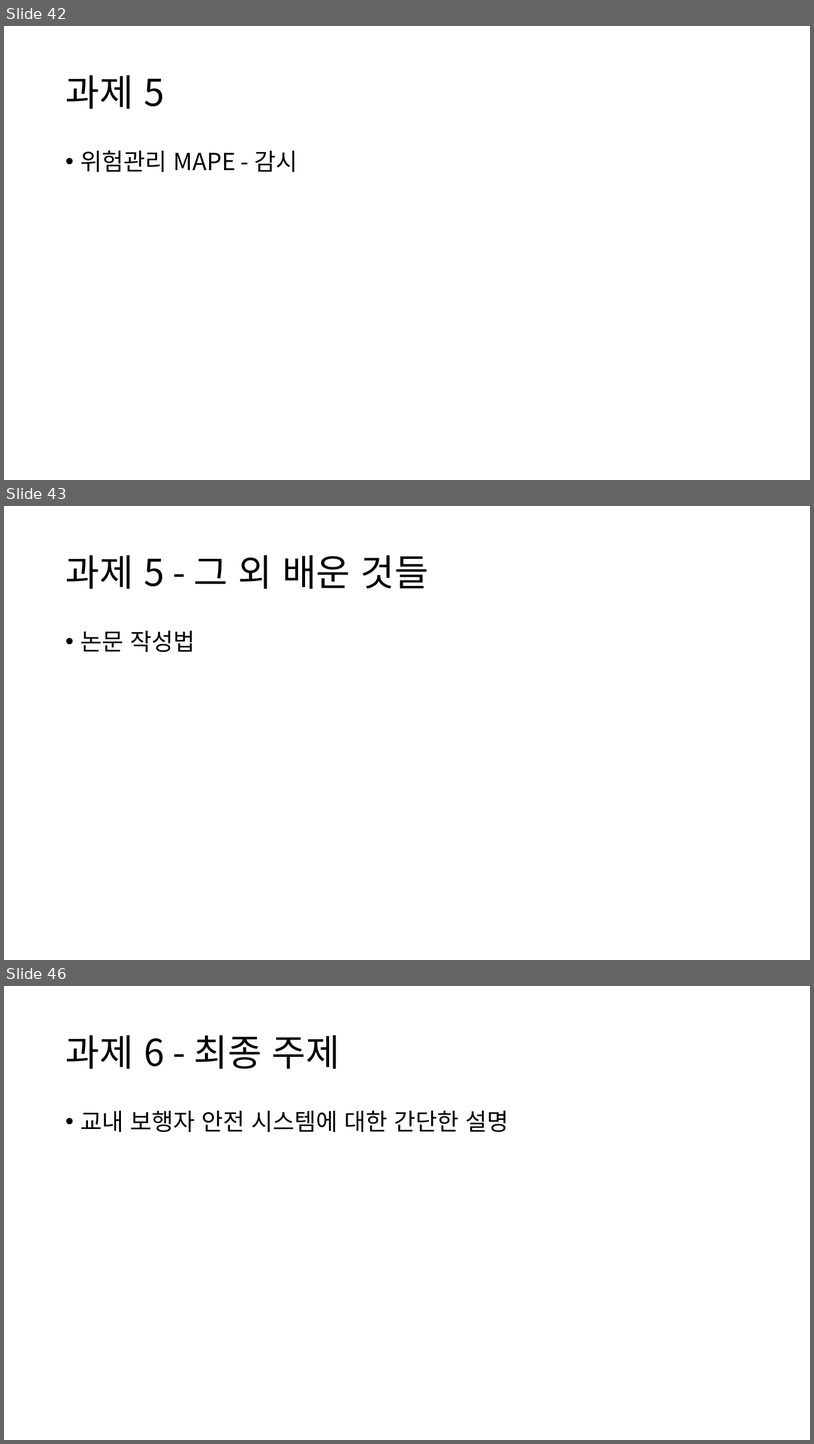
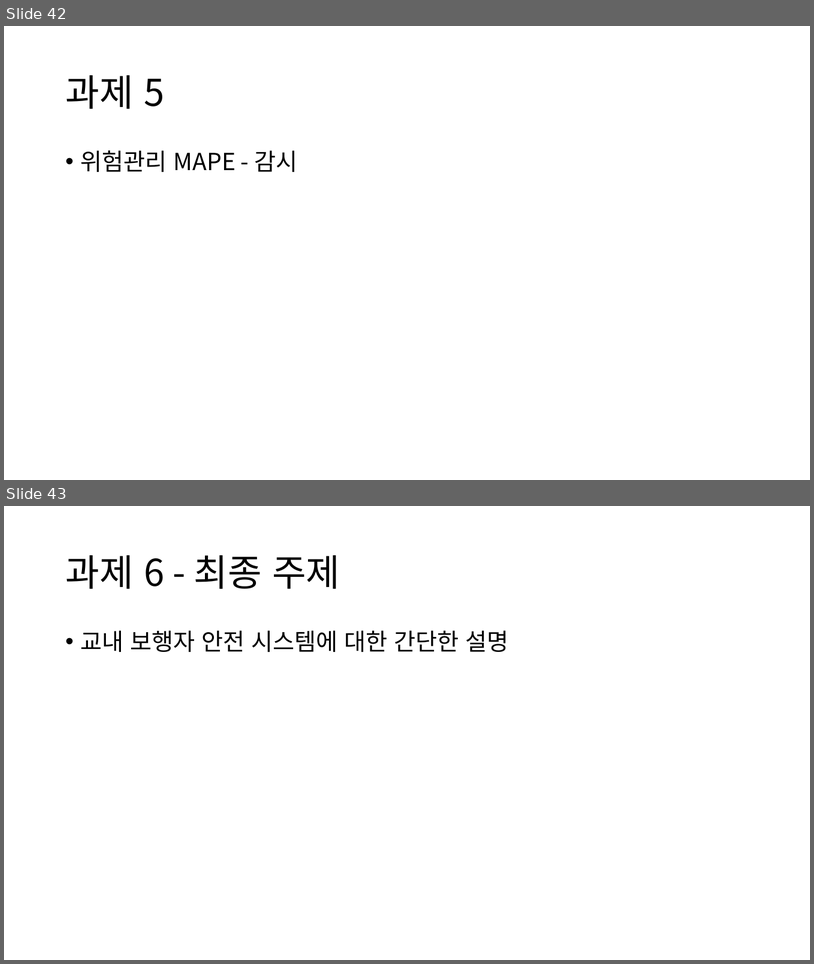
Before and after one commit to TUK-pedestrianSafety/document, a slide deck: ppt/소프트웨어 응용설계 발표자료.pptx. Shown one above the other, each under a label of ours: slides 42, 43 and 46 before the commit, slides 42 and 43 after it; the slides between them are not shown. The pictures are 814x1444 and 814x964 pixels, drawn with LibreOffice and Linux fonts; fonts in the diff are those of the drawing. Boxes give left, top, right and bottom in pixels: in the first picture for what was removed or moved away, otherwise in the second. Text is boxed around its words. In the diff, an @@ line names an element or a change of style, - is before the commit and + after.

```diff
--- a/ppt/소프트웨어 응용설계 발표자료.pptx
+++ b/ppt/소프트웨어 응용설계 발표자료.pptx
@@ slide 43 removed at <box>4,506,810,960</box>, background #FFFFFF @@
@@ title removed at <box>65,555,429,589</box> @@
-과제 5 - 그 외 배운 것들
@@ text removed at <box>81,630,195,652</box> @@
-• 논문 작성법
@@ what was slide 46 is now slide 43 @@
```
Also in this commit, not shown: 2 other slides removed, 44 other files.
